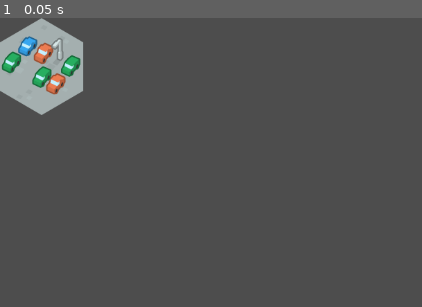
Above: before the commit, frame 1.
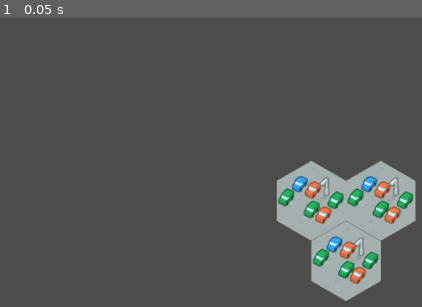
Above: after the commit, the same moment.

Repository: MagnusLucas/Dungeon-Boarder
Game: Godot game, scene res://scenes/character/character_area_2d.tscn
The game is run twice, just before and just after one commit, with the same random seed, the same clock (stepped at 60 frames per second) and the same inputs. The project has no main scene, so this scene is started directly.
Inputs:
- Up to frame 1 (0.05 s): no input

The runs differ from the first frame. In frame 1, 15% of the frame differs, in the area x 0-99%, y 0-98%.
Error before the commit: Invalid call. Nonexistent function 'free' in base 'Nil'. (res://scenes/character/character_area_2d.gd:23)

Commit message:
Added base character visuals

Diff:
--- a/components/atlas_coords_texture.gd
+++ b/components/atlas_coords_texture.gd
@@ -7,10 +7,7 @@
 @export var region_size := Vector2(120, 140)
 @export var region_offset := Vector2(2, 2)
 
-@export var coordinates: Vector2i:
-	set(value):
-		coordinates = value
-		_update_region()
+@export var coordinates: Vector2i: set = set_coordinates
 
 
 func _init() -> void:
@@ -21,3 +18,8 @@
 func _update_region() -> void:
 	var position := (region_size + region_offset) * Vector2(coordinates)
 	region = Rect2(position, region_size)
+
+
+func set_coordinates(new_coordinates: Vector2i) -> void:
+	coordinates = new_coordinates
+	_update_region()
--- a/data/character/character.gd
+++ b/data/character/character.gd
@@ -4,8 +4,11 @@
 @export var name: String
 @export var texture_coordinates: Vector2i
 @export var shape: HexShape
-@export var base_tile: Vector2i
 
 
 func _to_string() -> String:
 	return "%s" % name
+
+
+func get_hex_coordinates() -> Array[Vector2i]:
+	return shape.hex_coordinates
--- a/data/hex/hex.gd
+++ b/data/hex/hex.gd
@@ -58,3 +58,11 @@
 	for key in result:
 		result[key] = result[key] * size - size / 2
 	return result
+
+
+static func get_hex_position(coordinates: Vector2i, hex_size: Vector2) -> Vector2:
+	var base_position := Vector2(coordinates) * hex_size * Vector2(1, 0.75)
+	if coordinates.y % 2 == 0:
+		return base_position
+	var odd_row_offset := hex_size / 2 * Vector2(1, 0)
+	return base_position + odd_row_offset
--- a/data/hex/hex_shape.gd
+++ b/data/hex/hex_shape.gd
@@ -41,13 +41,9 @@
 	return result
 
 
-func _get_hex_position(coordinates: Vector2i, hex_size: Vector2) -> Vector2:
+func _get_hex_position_offset(coordinates: Vector2i, hex_size: Vector2) -> Vector2:
 	var half_tile_offset := hex_size / 2
-	var base_position := Vector2(coordinates) * hex_size * Vector2(1, 0.75)
-	if coordinates.y % 2 == 0:
-		return base_position + half_tile_offset
-	var odd_row_offset := hex_size / 2 * Vector2(1, 0)
-	return base_position + odd_row_offset + half_tile_offset
+	return Hex.get_hex_position(coordinates, hex_size) + half_tile_offset
 
 
 func get_points(hex_size: Vector2) -> Array[Vector2]:
@@ -56,5 +52,5 @@
 	for tile_boarder in boarder:
 		points.append(
 			tile_boarder.get_begin(hex_size) +
-			_get_hex_position(tile_boarder.owner, hex_size))
+			_get_hex_position_offset(tile_boarder.owner, hex_size))
 	return points
--- a/scenes/character/character_area_2d.gd
+++ b/scenes/character/character_area_2d.gd
@@ -3,24 +3,21 @@
 extends Area2D
 
 @export var character: Character: set = set_character
-@export var size := Vector2(100, 100 * sqrt(3))
+@export var size := Vector2(100, 200 / sqrt(3))
 
 var collider: HexCollider
 var textures: Array[TextureRect]
-
-@onready var texture_rect: TextureRect = $TextureRect
-
-
-func _ready() -> void:
-	texture_rect.texture = AtlasCoordsTexture.new()
 
 
 func set_character(new_character: Character) -> void:
 	character = new_character
 
-	var old_collider := collider
-	collider = null
-	old_collider.free()
+	if collider: collider.free()
 
 	collider = HexCollider.new(character.shape, size)
 	add_child(collider)
+
+	for hex_coords in new_character.get_hex_coordinates():
+		var texture := CharacterHexTexture.new(new_character, size)
+		add_child(texture)
+		texture.position = Hex.get_hex_position(hex_coords, size)
--- a/scenes/character/character_area_2d.tscn
+++ b/scenes/character/character_area_2d.tscn
@@ -3,12 +3,10 @@
 [ext_resource type="Script" uid="uid://bx5nglyp68o0" path="res://scenes/character/character_area_2d.gd" id="1_abbo1"]
 [ext_resource type="Script" uid="uid://bwr6353n0ukap" path="res://data/character/character.gd" id="2_bij4v"]
 [ext_resource type="Script" uid="uid://cf3ebll45r2pe" path="res://data/hex/hex_shape.gd" id="3_x5h1a"]
-[ext_resource type="Texture2D" uid="uid://e4yvbntghhu4" path="res://assets/hexagonAll_sheet.png" id="4_x5h1a"]
-[ext_resource type="Script" uid="uid://1xrvh7febi1e" path="res://components/atlas_coords_texture.gd" id="5_dqyhm"]
 
 [sub_resource type="Resource" id="Resource_dqyhm"]
 script = ExtResource("3_x5h1a")
-hex_coordinates = Array[Vector2i]([Vector2i(0, 0), Vector2i(1, 0), Vector2i(-1, 0)])
+hex_coordinates = Array[Vector2i]([Vector2i(0, 0), Vector2i(1, 0), Vector2i(0, 1)])
 metadata/_custom_type_script = "uid://cf3ebll45r2pe"
 
 [sub_resource type="Resource" id="Resource_jj2nc"]
@@ -17,17 +15,8 @@
 shape = SubResource("Resource_dqyhm")
 metadata/_custom_type_script = "uid://bwr6353n0ukap"
 
-[sub_resource type="AtlasTexture" id="AtlasTexture_dqyhm"]
-atlas = ExtResource("4_x5h1a")
-region = Rect2(488, 568, 120, 140)
-script = ExtResource("5_dqyhm")
-coordinates = Vector2i(4, 4)
-
 [node name="CharacterArea2D" type="Area2D" unique_id=442210503]
+position = Vector2(399, 206)
 script = ExtResource("1_abbo1")
 character = SubResource("Resource_jj2nc")
-
-[node name="TextureRect" type="TextureRect" parent="." unique_id=84108706]
-offset_right = 40.0
-offset_bottom = 40.0
-texture = SubResource("AtlasTexture_dqyhm")
+size = Vector2(100, 173.20508)
--- /dev/null
+++ b/scenes/character/character_hex_texture.gd
@@ -0,0 +1,12 @@
+class_name CharacterHexTexture
+extends TextureRect
+
+var character: Character
+
+
+func _init(character_data: Character, bounding_rect_size: Vector2) -> void:
+	expand_mode = TextureRect.EXPAND_IGNORE_SIZE
+	size = bounding_rect_size
+	texture = AtlasCoordsTexture.new()
+	character = character_data
+	texture.set_coordinates(character.texture_coordinates)
Not shown, added: scenes/character/character_hex_texture.gd.uid
